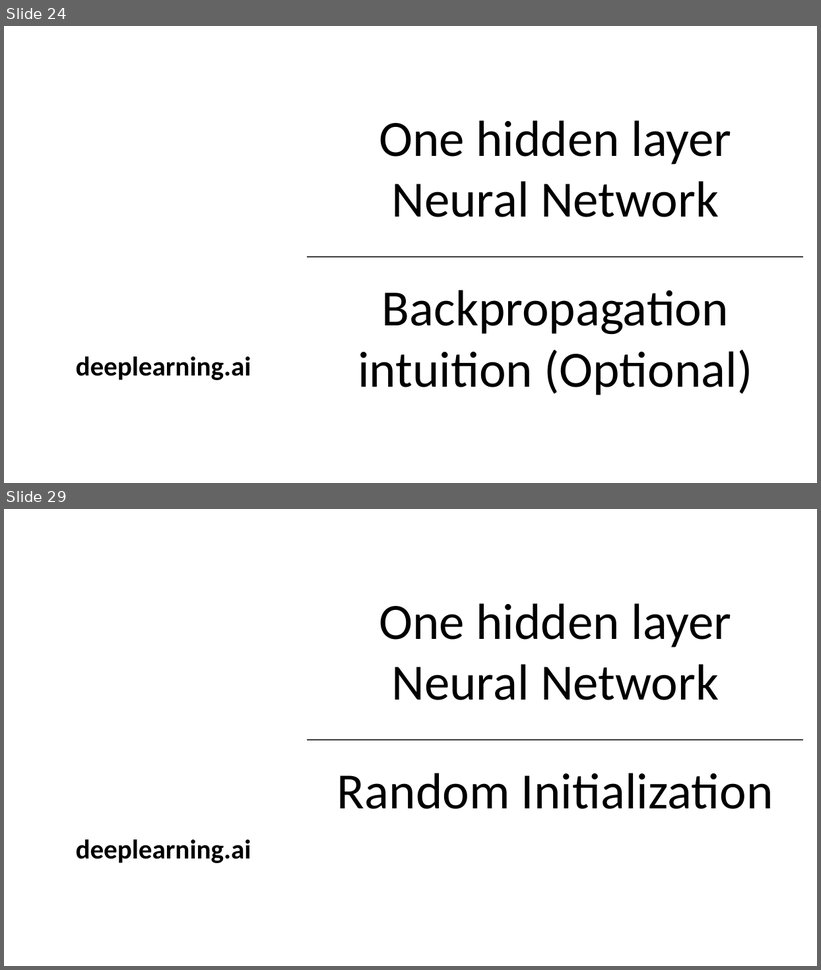
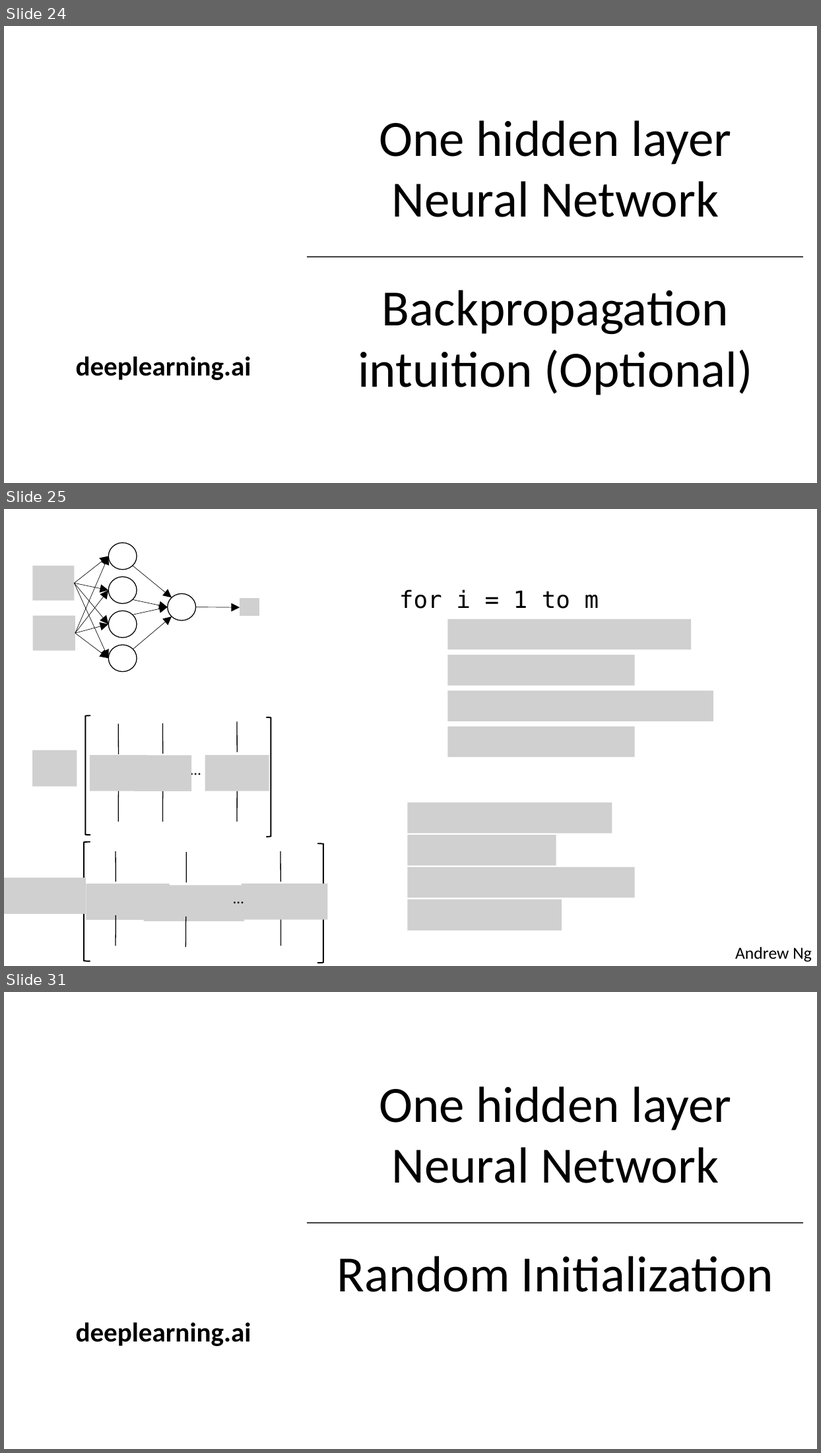
Before and after one commit to ezxiake/machine_learning_related, a slide deck: COURSE 1 Neural Networks and Deep Learning/Lecture slides/Week 3 Shallow Neural Network.pptx. Shown one above the other, each under a label of ours: slides 24 and 29 before the commit, slides 24, 25 and 31 after it; the slides between them are not shown. The pictures are 821x970 and 821x1453 pixels, drawn with LibreOffice and Linux fonts; fonts in the diff are those of the drawing; grey boxes stand for pictures; background and template pictures are left out. Boxes give left, top, right and bottom in pixels: in the first picture for what was removed or moved away, otherwise in the second. Text is boxed around its words. In the diff, an @@ line names an element or a change of style, - is before the commit and + after.

Commit message:
update pptx

```diff
--- a/COURSE 1 Neural Networks and Deep Learning/Lecture slides/Week 3 Shallow Neural Network.pptx
+++ b/COURSE 1 Neural Networks and Deep Learning/Lecture slides/Week 3 Shallow Neural Network.pptx
@@ slide 25 added at (4, 509, 817, 966), background #FFFFFF @@
@@ arrow added from (74, 584) to (108, 556), #000000 0.5 pt @@
@@ arrow added from (75, 634) to (108, 556), #000000 0.5 pt @@
@@ arrow added from (74, 584) to (108, 658), #000000 0.5 pt @@
@@ arrow added from (74, 584) to (108, 625), #000000 0.5 pt @@
@@ arrow added from (74, 584) to (108, 590), #000000 0.5 pt @@
@@ group added at (32, 543, 259, 672): 8 arrows, 5 ellipses, 3 pictures @@
@@ group added at (399, 590, 714, 757): 4 pictures, 1 text @@
+for i = 1 to m
@@ group added at (32, 716, 271, 837): 6 lines, 4 pictures, 1 text, 1 left bracket, 1 right bracket @@
+…
@@ group added at (4, 842, 327, 964): 6 lines, 4 pictures, 1 left bracket, 1 right bracket, 1 text @@
+…
@@ group added at (408, 803, 636, 931): 4 pictures @@
@@ text added at (735, 947, 812, 962), 20 pt, text #000000 @@
+Andrew Ng
@@ what was slide 29 is now slide 31 @@
```
Also in this commit, not shown: 1 other slide added.
